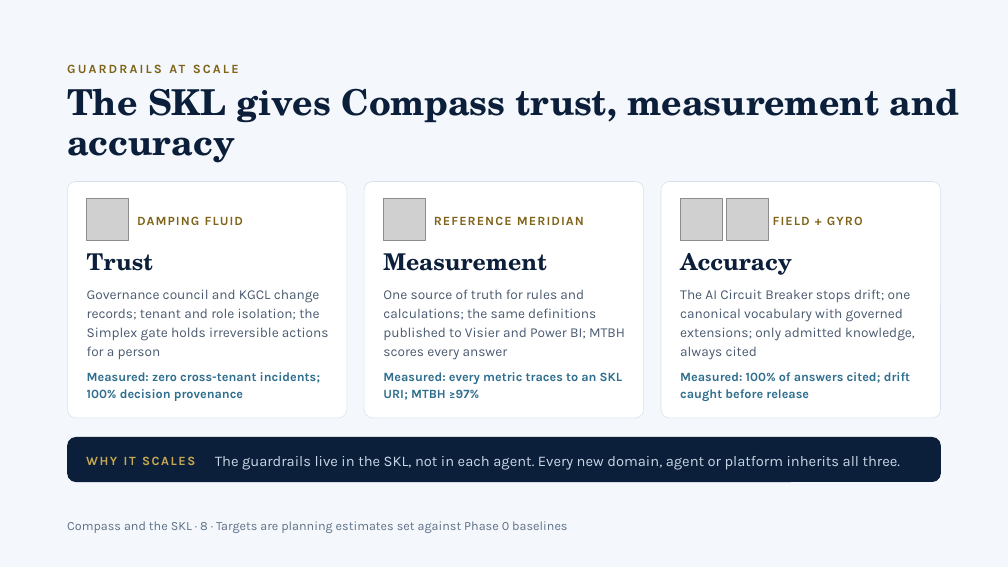
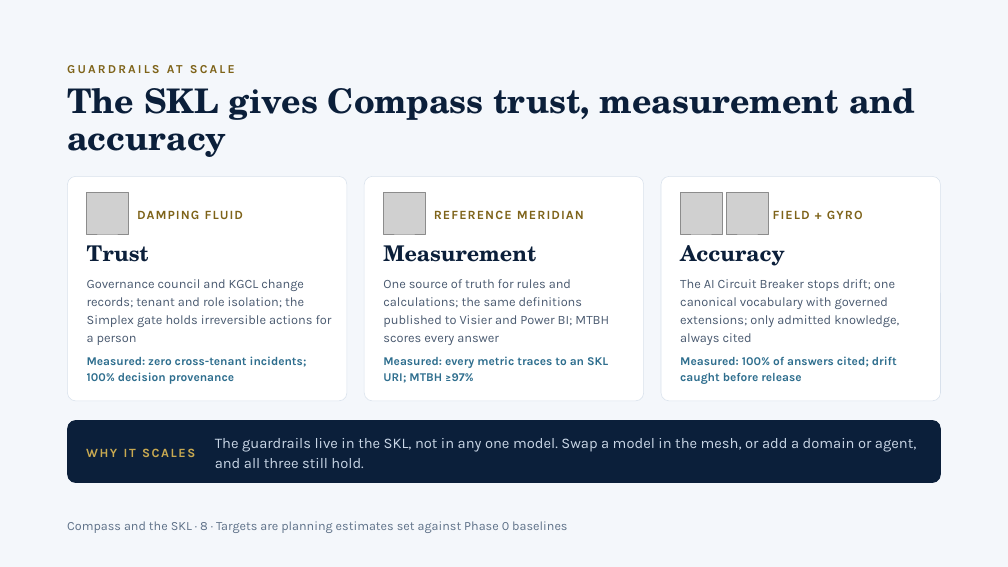
Before and after one commit to jeffw5/Digital-Twins, a slide deck: slide 8 of PEO/Semantic Architecture/Compass and the SKL.pptx. Drawn at 1008x567 pixels with LibreOffice and Linux fonts; fonts in the diff are those of the drawing; grey boxes stand for pictures. Boxes give left, top, right and bottom in pixels: in the first picture for what was removed or moved away, otherwise in the second. Text is boxed around its words. In the diff, an @@ line names an element or a change of style, - is before the commit and + after.

```diff
--- a/PEO/Semantic Architecture/Compass and the SKL.pptx
+++ b/PEO/Semantic Architecture/Compass and the SKL.pptx
@@ text "GUARDRAILS AT SCALE" at [167,65,183,73]: size 12 to 11.6 pt; line spacing 16.8pt to 16.2pt @@
@@ title "The SKL gives Compass trust, ..." at [67,88,916,157]: size 34 to 32.3 pt; line spacing 37.4pt to 35.5pt @@
@@ rounded rectangle: place and size @@
-rounded rectangle at [67,181,347,418]
+rounded rectangle at [67,176,347,401]
@@ rounded rectangle: place and size @@
-rounded rectangle at [364,181,644,418]
+rounded rectangle at [364,176,644,401]
@@ proportions changed in 4 elements at [67,420,941,483], [67,176,347,401], [364,176,644,401], [661,176,941,401] @@
@@ rounded rectangle: place and size @@
-rounded rectangle at [661,181,941,418]
+rounded rectangle at [661,176,941,401]
@@ 4 pictures, 3 texts: place and size @@
-4 pictures, 3 texts at [87,199,863,241]
+4 pictures, 3 texts at [87,192,863,234]
@@ 4 texts: place and size @@
-4 texts at [86,253,792,465]
+4 texts at [86,245,785,457]
@@ size 22 to 20.6 pt; line spacing 26.4pt to 24.7pt in 3 elements at [87,245,149,262], [383,245,536,262], [680,245,785,266] @@
@@ text "Governance council and KGCL change ...": place and size @@
-text "Governance council and KGCL change ..." at [87,289,329,359]
+text "Governance council and KGCL change ..." at [87,279,332,345]
@@ text "One source of truth for ...": place and size @@
-text "One source of truth for ..." at [383,289,625,360]
+text "One source of truth for ..." at [383,279,609,345]
@@ size 13 to 12.2 pt; line spacing 18.2pt to 17pt in 3 elements at [87,279,332,345], [383,279,609,345], [680,279,899,345] @@
@@ text "The AI Circuit Breaker stops ...": place and size @@
-text "The AI Circuit Breaker stops ..." at [680,289,915,360]
+text "The AI Circuit Breaker stops ..." at [680,279,899,345]
@@ 3 texts: place and size @@
-3 texts at [87,372,910,401]
+3 texts at [87,356,897,384]
@@ size 12 to 11.4 pt; line spacing 16.2pt to 15.3pt in 3 elements at [87,356,307,384], [383,356,608,383], [680,356,897,384] @@
@@ rounded rectangle: place and size @@
-rounded rectangle at [67,437,941,482]
+rounded rectangle at [67,420,941,483]
@@ text at [215,438,916,468]: text changed @@
-The guardrails live in the SKL, not in each agent. Every new domain, agent or platform inherits all three.
+The guardrails live in the SKL, not in any one model. Swap a model in the mesh, or add a domain or agent, and all three still hold.
```
Also in this commit, not shown: 5 other slides changed, 17 other files.
